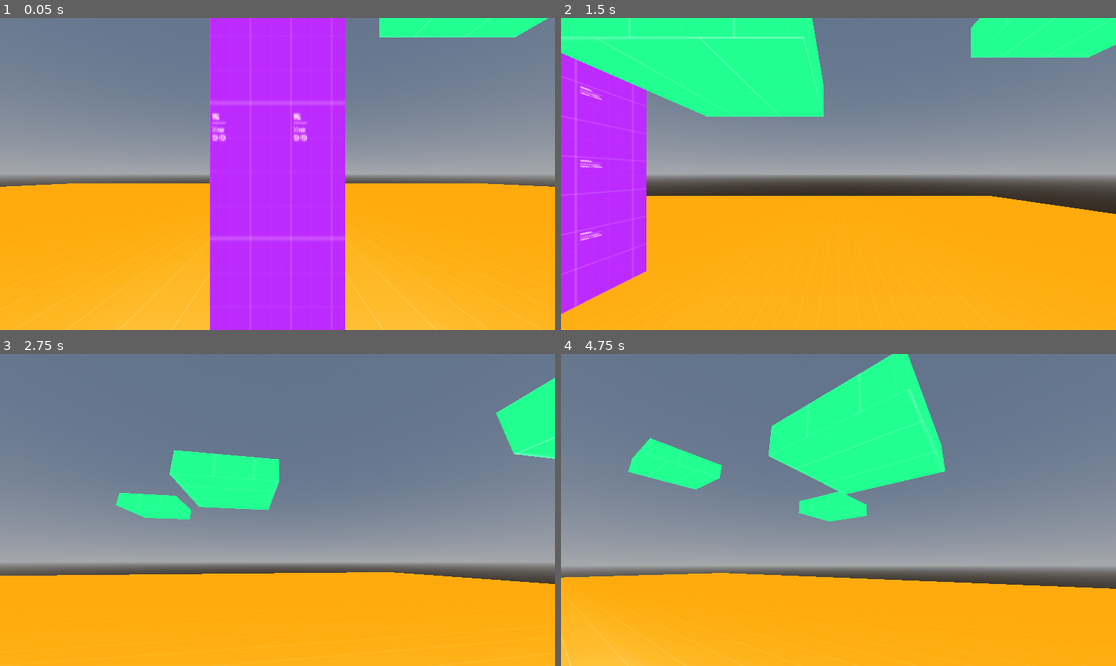
Above: before the commit, frames 1-4 (two rows, left to right).
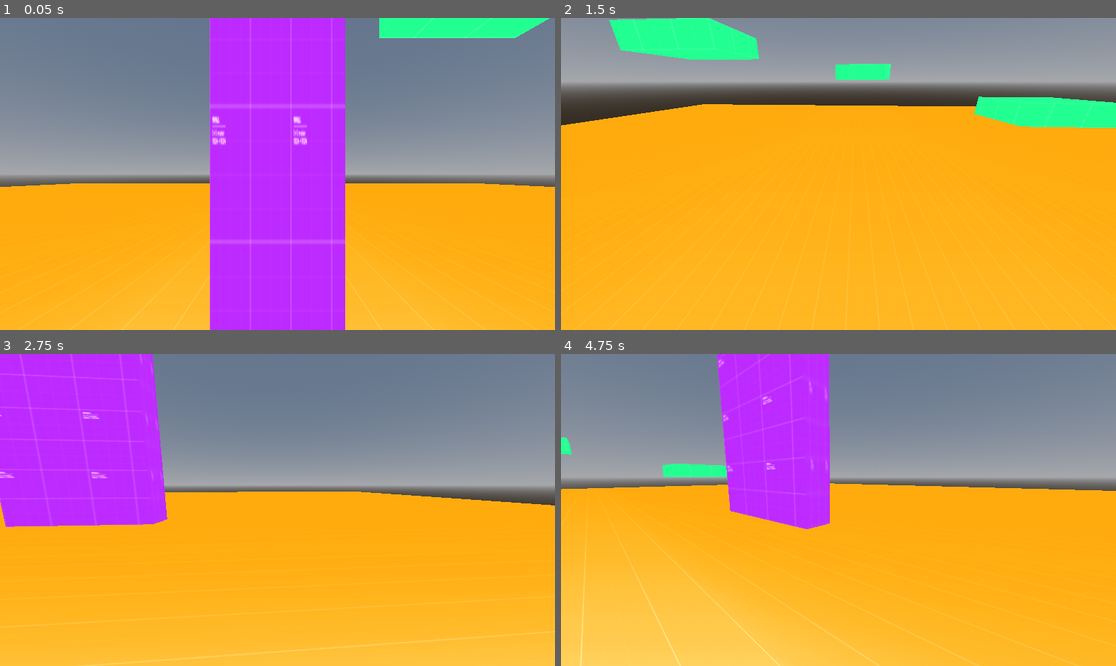
Above: after the commit, the same moments.

Repository: cookie1170/3d-character-controller
Game: Godot game, scene res://levels/level.tscn
The game is run twice, just before and just after one commit, with the same random seed, the same clock (stepped at 60 frames per second) and the same inputs.
Inputs (mouse positions are in pixels of both pictures, inside the frame that each line leads up to):
- Up to frame 1 (0.05 s): no input
- Up to frame 2 (1.5 s): tap Enter at 0.5 s; move the mouse to (960, 158) at 0.52 s; press the mouse at (960, 158) at 0.53 s; hold D (right) 0.53-1.28 s; move the mouse to (727, 189) at 1.27 s; release the mouse at (727, 189) at 1.28 s; hold S (back) from 1.28 s (still down); tap Space (focus_click, bound only before the commit) at 1.35 s
- Up to frame 3 (2.75 s): move the mouse to (288, 503) at 2.02 s; release S (back) at 2.03 s; hold D (right) from 2.03 s (still down); tap W (forw) at 2.1 s
- Up to frame 4 (4.75 s): move the mouse to (832, 516) at 2.77 s; click (832, 516) at 2.85 s; move the mouse to (877, 513) at 3.52 s; release D (right) at 3.53 s; hold Space (focus_click, bound only before the commit) 3.53-4.28 s; hold A (left) from 3.53 s (still down); move the mouse to (794, 506) at 4.27 s; tap W (forw) at 4.35 s

The runs differ from the first frame. In frame 1, 1.4% of the frame differs, in the area x 1-99%, y 0-100%; in frame 2, 60%; in frame 3, 61%; in frame 4, 72%, in the area x 0-100%, y 0-100%.

Commit message:
removed some unused code i guess

Diff:
--- a/levels/level.tscn
+++ b/levels/level.tscn
@@ -4,16 +4,6 @@
 [ext_resource type="PackedScene" uid="uid://bi40akbu0hcyl" path="res://player/player.tscn" id="1_xhwim"]
 [ext_resource type="Texture2D" uid="uid://dlwvdwdq08fpw" path="res://textures/prototype_materials/Purple/texture_01.png" id="3_l2bkr"]
 [ext_resource type="Texture2D" uid="uid://cwtb4betwjcuu" path="res://textures/prototype_materials/Green/texture_02.png" id="6_wppc4"]
-
-[sub_resource type="StandardMaterial3D" id="StandardMaterial3D_vqdfr"]
-albedo_texture = ExtResource("1_dhusm")
-uv1_scale = Vector3(64, 0, 64)
-
-[sub_resource type="PlaneMesh" id="PlaneMesh_6ayo4"]
-size = Vector2(64, 64)
-
-[sub_resource type="ConcavePolygonShape3D" id="ConcavePolygonShape3D_vklum"]
-data = PackedVector3Array(32, 0, 32, -32, 0, 32, 32, 0, -32, -32, 0, 32, -32, 0, -32, 32, 0, -32)
 
 [sub_resource type="ProceduralSkyMaterial" id="ProceduralSkyMaterial_wxewf"]
 
@@ -29,6 +19,16 @@
 fog_mode = 1
 fog_density = 1.0
 fog_depth_curve = 0.148651
+
+[sub_resource type="StandardMaterial3D" id="StandardMaterial3D_vqdfr"]
+albedo_texture = ExtResource("1_dhusm")
+uv1_scale = Vector3(64, 0, 64)
+
+[sub_resource type="PlaneMesh" id="PlaneMesh_6ayo4"]
+size = Vector2(64, 64)
+
+[sub_resource type="ConcavePolygonShape3D" id="ConcavePolygonShape3D_vklum"]
+data = PackedVector3Array(32, 0, 32, -32, 0, 32, 32, 0, -32, -32, 0, 32, -32, 0, -32, 32, 0, -32)
 
 [sub_resource type="StandardMaterial3D" id="StandardMaterial3D_t1gbn"]
 albedo_texture = ExtResource("3_l2bkr")
@@ -75,19 +75,21 @@
 
 [node name="Level" type="Node3D"]
 
+[node name="WorldEnvironment" type="WorldEnvironment" parent="."]
+environment = SubResource("Environment_7ua0a")
+
 [node name="Player" parent="." groups=["player"] instance=ExtResource("1_xhwim")]
+metadata/_edit_group_ = true
 
 [node name="FloorPlane" type="MeshInstance3D" parent="."]
 material_override = SubResource("StandardMaterial3D_vqdfr")
 mesh = SubResource("PlaneMesh_6ayo4")
+metadata/_edit_group_ = true
 
 [node name="StaticBody3D" type="StaticBody3D" parent="FloorPlane"]
 
 [node name="CollisionShape3D" type="CollisionShape3D" parent="FloorPlane/StaticBody3D"]
 shape = SubResource("ConcavePolygonShape3D_vklum")
-
-[node name="WorldEnvironment" type="WorldEnvironment" parent="."]
-environment = SubResource("Environment_7ua0a")
 
 [node name="HeightRuler" type="MeshInstance3D" parent="."]
 transform = Transform3D(-4.37114e-08, 0, 1, 0, 1, 0, -1, 0, -4.37114e-08, 0, 5, -4)
--- a/player/player_common.gd
+++ b/player/player_common.gd
@@ -4,19 +4,19 @@
 @export_range(0.1, 2.0) var sensitivity : float = 0.5
 ## movement variable exports
 @export_group("Movement variables")
-@export var jump_height : float
-@export var peak_time_sec : float
-@export var fall_time_sec : float
-@export var hang_time : float
-@export var hang_vel_mult : float
-@export var hang_grav_mult : float
-@export var coyote_time : float
-@export var terminal_velocity : float
-@export var move_speed : float
-@export var running_speed : float
-@export var run_delay : float
-@export var accel_time_sec : float
-@export var decel_time_sec : float
+@export_range(2, 10, 0.5) var jump_height : float
+@export_range(0.1, 1, 0.05) var peak_time_sec : float
+@export_range(0.1, 1, 0.05) var fall_time_sec : float
+@export_range(0.1, 1, 0.05) var hang_time : float
+@export_range(1, 3, 0.05) var hang_vel_mult : float
+@export_range(0.1, 1, 0.05) var hang_grav_mult : float
+@export_range(0.1, 1, 0.05) var coyote_time : float
+@export_range(4, 32) var terminal_velocity : float
+@export_range(1, 16, 0.5) var move_speed : float
+@export_range(1, 24, 0.5) var running_speed : float
+@export_range(0.1, 1, 0.05) var run_delay : float
+@export_range(0.05, 1, 0.05) var accel_time_sec : float
+@export_range(0.05, 1, 0.05) var decel_time_sec : float
 
 ## math
 @onready var accel : float = move_speed / accel_time_sec
@@ -38,6 +38,7 @@
 	if event.is_action_pressed("ui_cancel"):
 		Input.mouse_mode = Input.MOUSE_MODE_VISIBLE
 
+
 func _unhandled_input(event: InputEvent) -> void:
 	## gets the camera input direction
 	var is_camera_moving : bool = (
@@ -48,17 +49,21 @@
 	if is_camera_moving:
 		camera_input_dir = event.screen_relative * sensitivity
 
+
 func _physics_process(delta: float) -> void:
 	var move_dir = _get_move_dir()
 
 	## accelerates the velocity towards the move direction
 	if move_dir:
 		velocity.x = move_toward(
-				velocity.x, move_dir.x * _get_final_speed(), accel * delta
+				velocity.x, move_dir.x * _get_final_speed(),\
+				 accel * delta
 			)
 		velocity.z = move_toward(
-				velocity.z, move_dir.y * _get_final_speed(), accel * delta
+				velocity.z, move_dir.y * _get_final_speed(),\
+				 accel * delta
 			)
+
 		if run_timer.is_stopped() and not running and not _is_slowed_down():
 			run_timer.start()
 		if stop_run_timer.is_stopped() and _is_slowed_down():
@@ -67,13 +72,18 @@
 			stop_run_timer.stop()
 
 	else:
-		velocity.x = move_toward(velocity.x, 0, decel * delta)
-		velocity.z = move_toward(velocity.z, 0, decel * delta)
+		velocity.x = move_toward(
+				velocity.x, 0, decel * delta
+			)
+		velocity.z = move_toward(
+				velocity.z, 0, decel * delta
+			)
 		run_timer.stop()
 		if stop_run_timer.is_stopped():
 			stop_run_timer.start()
 
 	move_and_slide()
+
 
 func _process(delta: float) -> void:
 	camera.rotation.x -= camera_input_dir.y * delta
@@ -102,18 +112,9 @@
 	return (running_speed if running else move_speed)\
 	 * (0.5 if Input.get_axis("back", "forw") < 0 else 1.0)
 
+
 func _is_slowed_down() -> bool:
 	return Input.get_axis("back", "forw") <= 0
-
-
-func recalculate_movement() -> void:
-	accel = move_speed / accel_time_sec
-	decel = move_speed / decel_time_sec
-	$StateMachine/Jumping.recalculate_movement()
-	$StateMachine/Falling.recalculate_movement()
-	%HangTimer.wait_time = hang_time
-	%CoyoteTimer.wait_time = coyote_time
-	%RunTimer.wait_time = run_delay
 
 
 func _on_run_timer_timeout() -> void:
--- a/player/state_machine/falling_state.gd
+++ b/player/state_machine/falling_state.gd
@@ -22,6 +22,7 @@
 		 owner.velocity.z * owner.hang_vel_mult, owner.hang_time / 1.5)
 	jump_cut = false
 
+
 func _physics_process(delta: float) -> void:
 	owner.velocity.y += grav * delta * _get_grav_mult()
 
@@ -37,11 +38,10 @@
 	if owner.is_on_floor():
 		emit_signal("state_changed", grounded_state)
 
-func recalculate_movement() -> void:
-	grav = (-2.0 * owner.jump_height) / (owner.fall_time_sec ** 2)
 
 func _get_grav_mult() -> float:
 	return (owner.hang_grav_mult if not hang_timer.is_stopped() else 1.0)
 
+
 func _on_jump_cut() -> void:
 	jump_cut = true
--- a/player/state_machine/jumping_state.gd
+++ b/player/state_machine/jumping_state.gd
@@ -13,6 +13,7 @@
 	super()
 	owner.velocity.y = jump_velocity
 
+
 func _physics_process(delta: float) -> void:
 	owner.velocity.y += grav * delta
 	if owner.is_on_floor():
@@ -23,7 +24,3 @@
 		owner.velocity.y -= 4
 		emit_signal("jump_cut")
 		emit_signal("state_changed", falling_state)
-
-func recalculate_movement() -> void:
-	jump_velocity = (2.0 * owner.jump_height) / owner.peak_time_sec
-	grav = (-2.0 * owner.jump_height) / (owner.peak_time_sec ** 2)
--- a/project.godot
+++ b/project.godot
@@ -15,11 +15,15 @@
 config/features=PackedStringArray("4.4", "Mobile")
 config/icon="res://icon.svg"
 
+[display]
+
+window/size/always_on_top=true
+
 [input]
 
 focus_click={
 "deadzone": 0.5,
-"events": [Object(InputEventKey,"resource_local_to_scene":false,"resource_name":"","device":-1,"window_id":0,"alt_pressed":false,"shift_pressed":false,"ctrl_pressed":false,"meta_pressed":false,"pressed":false,"keycode":0,"physical_keycode":32,"key_label":0,"unicode":32,"location":0,"echo":false,"script":null)
+"events": [Object(InputEventMouseButton,"resource_local_to_scene":false,"resource_name":"","device":-1,"window_id":0,"alt_pressed":false,"shift_pressed":false,"ctrl_pressed":false,"meta_pressed":false,"button_mask":0,"position":Vector2(0, 0),"global_position":Vector2(0, 0),"factor":1.0,"button_index":1,"canceled":false,"pressed":false,"double_click":false,"script":null)
 ]
 }
 left={
@@ -51,6 +55,7 @@
 [physics]
 
 3d/physics_engine="Jolt Physics"
+common/physics_interpolation=true
 
 [rendering]
 
